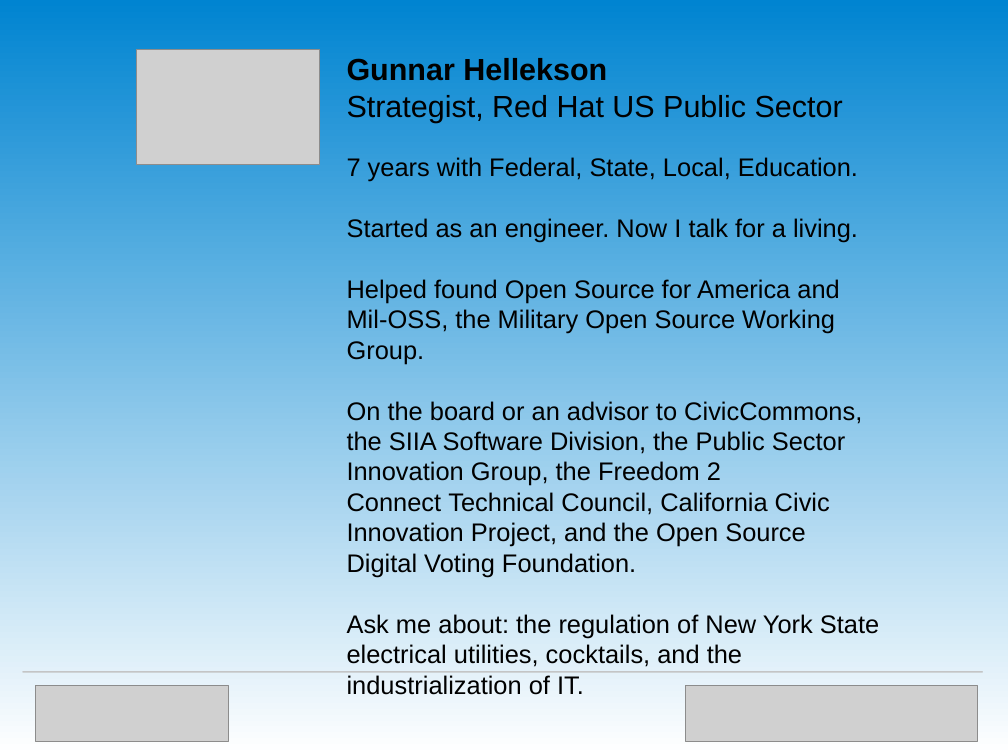
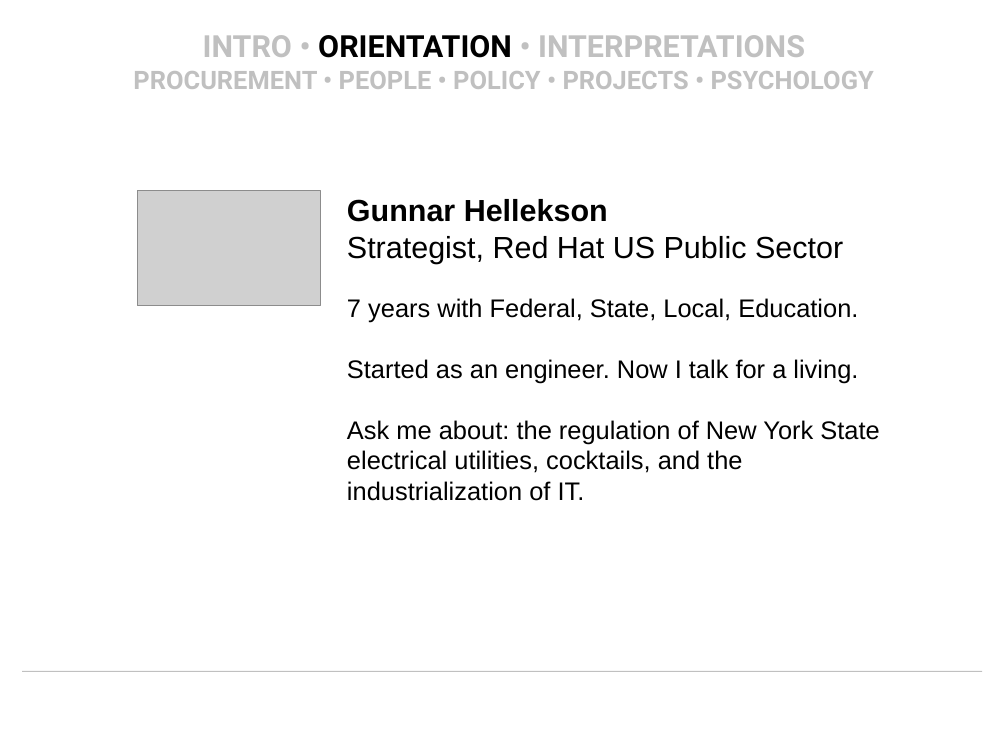
Before and after one commit to OpenTechStrategies/timelines, a slide deck: slide 2 of us-govt-open-source.odp. Drawn at 1008x756 pixels with LibreOffice and Linux fonts; fonts in the diff are those of the drawing; grey boxes stand for pictures; background and template pictures are left out. Boxes give left, top, right and bottom in pixels: in the first picture for what was removed or moved away, otherwise in the second. Text is boxed around its words. In the diff, an @@ line names an element or a change of style, - is before the commit and + after.

```diff
--- a/us-govt-open-source.odp
+++ b/us-govt-open-source.odp
@@ background gradient #0084D1 to #FFFFFF to #FFFFFF @@
@@ title added at (133,35,874,89), 20 pt, text #C0C0C0, bold @@
+INTRO • ORIENTATION • INTERPRETATIONS
+PROCUREMENT • PEOPLE • POLICY • PROJECTS • PSYCHOLOGY
@@ picture: place and size @@
-picture at (137,49,320,165)
+picture at (137,191,320,306)
@@ text "Gunnar Hellekson": place and size @@
-text "Gunnar Hellekson" at (347,58,879,695)
+text "Gunnar Hellekson" at (347,199,879,501)
@@ text at (347,279,862,577): paragraphs removed @@
-Helped found Open Source for America and Mil-OSS, the Military Open Source Working Group.
-On the board or an advisor to CivicCommons, the SIIA Software Division, the Public Sector Innovation Group, the Freedom 2 Connect Technical Council, California Civic Innovation Project, and the Open Source Digital Voting Foundation.
@@ line added from (22, 672) to (982, 672), #C0C0C0 0.71 pt @@
@@ line removed from (23, 672) to (983, 672) @@
@@ line removed from (23, 672) to (982, 672) @@
@@ picture removed at (36,686,229,742) @@
@@ picture removed at (686,686,978,742) @@
```
Also in this commit, not shown: 7 other slides changed, 13 slides added, 29 slides removed, 3 other files.
